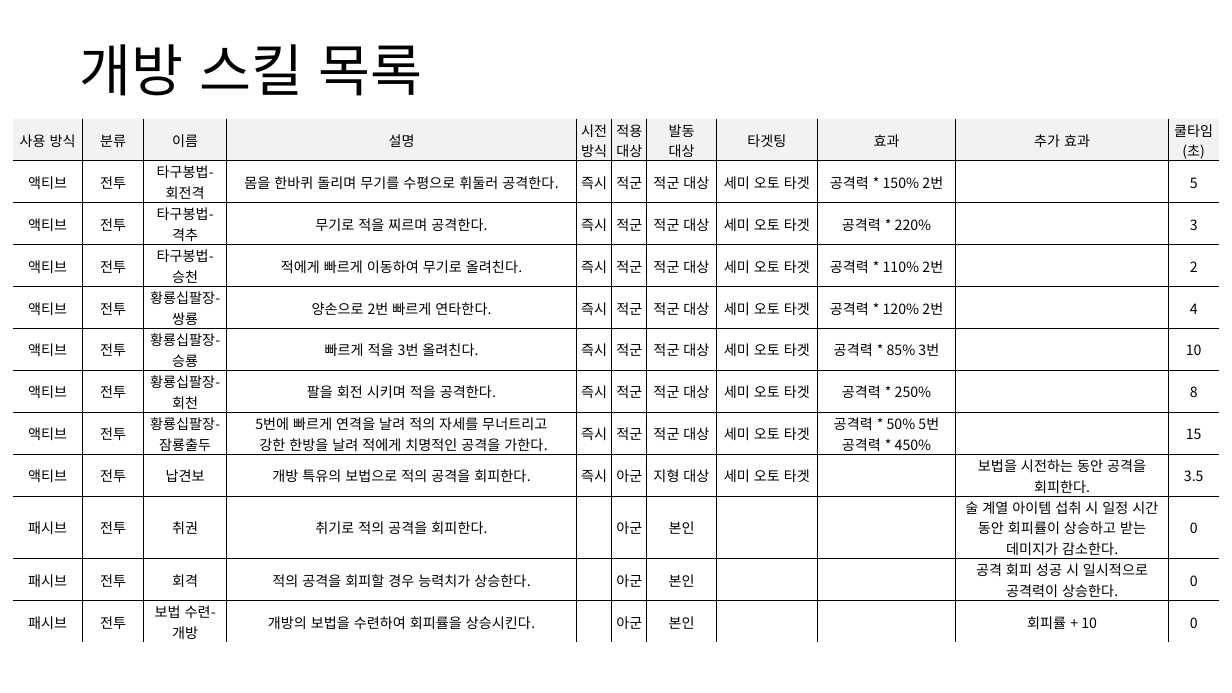
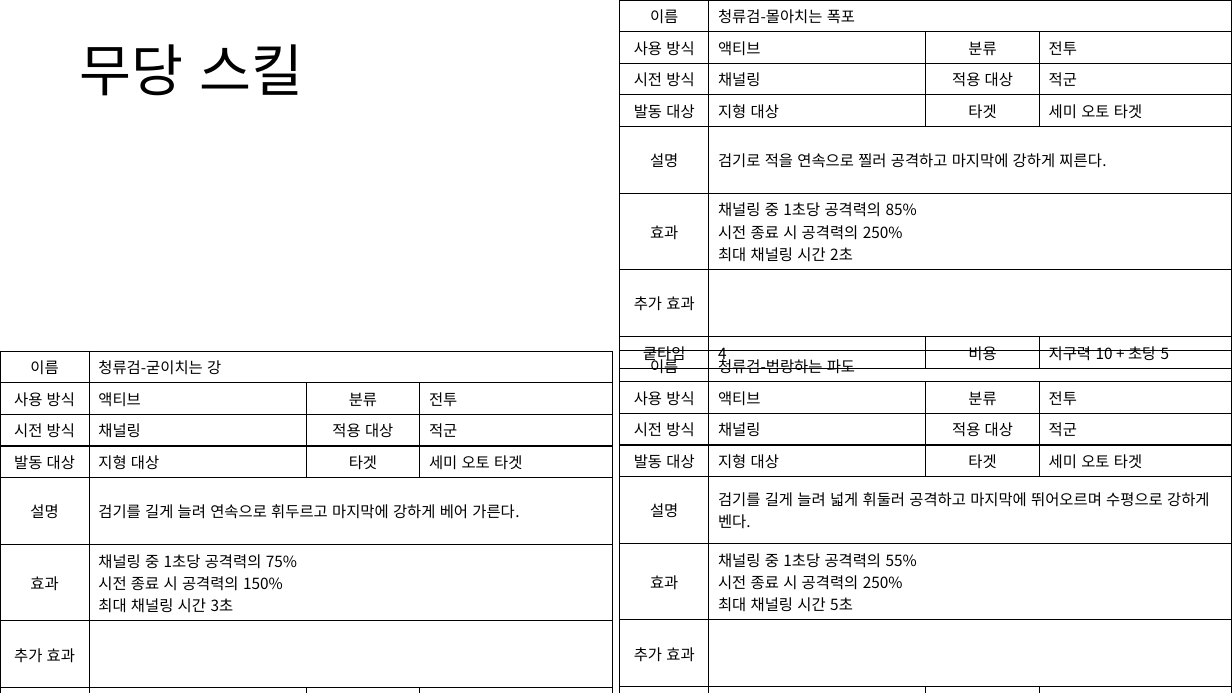
Before and after one commit to yjk0401/unityenginebasic_9th, a slide deck: slide 26 of 기획/방랑엽사전/스킬 기획서.pptx (slide 19 before the commit). Drawn at 1232x693 pixels with LibreOffice and Linux fonts; fonts in the diff are those of the drawing. Boxes give left, top, right and bottom in pixels: in the first picture for what was removed or moved away, otherwise in the second. Text is boxed around its words. In the diff, an @@ line names an element or a change of style, - is before the commit and + after.

```diff
--- a/기획/방랑엽사전/스킬 기획서.pptx
+++ b/기획/방랑엽사전/스킬 기획서.pptx
@@ table added at [620, 0, 1232, 367], 8 rows, 4 columns @@
+이름 | 청류검-몰아치는 폭포 |  | 
+사용 방식 | 액티브 | 분류 | 전투
+시전 방식 | 채널링 | 적용 대상 | 적군
+발동 대상 | 지형 대상 | 타겟 | 세미 오토 타겟
+설명 | 검기로 적을 연속으로 찔러 공격하고 마지막에 강하게 찌른다. |  | 
+효과 | 채널링 중 1초당 공격력의 85% / 시전 종료 시 공격력의 250% / 최대 채널링 시간 2초 |  | 
+추가 효과 |  |  | 
+쿹타임 | 4 | 비용 | 지구력 10 + 초당 5
@@ text at [79, 44, 303, 96]: text changed @@
-개방 스킬 목록
+무당 스킬
@@ table removed at [13, 118, 1219, 643], 12 rows, 11 columns @@
-사용 방식 | 분류 | 이름 | 설명 | 시전 / 방식 | 적용 / 대상 | 발동 / 대상 | 타겟팅 | 효과 | 추가 효과 | 쿨타임 / (초)
-액티브 | 전투 | 타구봉법- / 회전격 | 몸을 한바퀴 돌리며 무기를 수평으로 휘둘러 공격한다. | 즉시 | 적군 | 적군 대상 | 세미 오토 타겟 | 공격력 * 150% 2번 |  | 5
-액티브 | 전투 | 타구봉법- / 격추 | 무기로 적을 찌르며 공격한다. | 즉시 | 적군 | 적군 대상 | 세미 오토 타겟 | 공격력 * 220% |  | 3
-액티브 | 전투 | 타구봉법- / 승천 | 적에게 빠르게 이동하여 무기로 올려친다. | 즉시 | 적군 | 적군 대상 | 세미 오토 타겟 | 공격력 * 110% 2번 |  | 2
-액티브 | 전투 | 황룡십팔장- / 쌍룡 | 양손으로 2번 빠르게 연타한다. | 즉시 | 적군 | 적군 대상 | 세미 오토 타겟 | 공격력 * 120% 2번 |  | 4
-액티브 | 전투 | 황룡십팔장- / 승룡 | 빠르게 적을 3번 올려친다. | 즉시 | 적군 | 적군 대상 | 세미 오토 타겟 | 공격력 * 85% 3번 |  | 10
-액티브 | 전투 | 황룡십팔장- / 회천 | 팔을 회전 시키며 적을 공격한다. | 즉시 | 적군 | 적군 대상 | 세미 오토 타겟 | 공격력 * 250% |  | 8
-액티브 | 전투 | 황룡십팔장- / 잠룡출두 | 5번에 빠르게 연격을 날려 적의 자세를 무너트리고 / 강한 한방을 날려 적에게 치명적인 공격을 가한다. | 즉시 | 적군 | 적군 대상 | 세미 오토 타겟 | 공격력 * 50% 5번 / 공격력 * 450% |  | 15
-액티브 | 전투 | 납견보 | 개방 특유의 보법으로 적의 공격을 회피한다. | 즉시 | 아군 | 지형 대상 | 세미 오토 타겟 |  | 보법을 시전하는 동안 공격을 회피한다. | 3.5
-패시브 | 전투 | 취권 | 취기로 적의 공격을 회피한다. |  | 아군 | 본인 |  |  | 술 계열 아이템 섭취 시 일정 시간 동안 회피률이 상승하고 받는 데미지가 감소한다. | 0
-패시브 | 전투 | 회격 | 적의 공격을 회피할 경우 능력치가 상승한다. |  | 아군 | 본인 |  |  | 공격 회피 성공 시 일시적으로 공격력이 상승한다. | 0
-패시브 | 전투 | 보법 수련- / 개방 | 개방의 보법을 수련하여 회피률을 상승시킨다. |  | 아군 | 본인 |  |  | 회피률 + 10 | 0
@@ table added at [0, 351, 613, 693], 8 rows, 4 columns @@
+이름 | 청류검-굳이치는 강 |  | 
+사용 방식 | 액티브 | 분류 | 전투
+시전 방식 | 채널링 | 적용 대상 | 적군
+발동 대상 | 지형 대상 | 타겟 | 세미 오토 타겟
+설명 | 검기를 길게 늘려 연속으로 휘두르고 마지막에 강하게 베어 가른다. |  | 
+효과 | 채널링 중 1초당 공격력의 75% / 시전 종료 시 공격력의 150% / 최대 채널링 시간 3초 |  | 
+추가 효과 |  |  | 
+쿹타임 | 3 | 비용 | 지구력 10 + 초당 5
@@ table added at [620, 350, 1232, 693], 8 rows, 4 columns @@
+이름 | 청류검-범랑하는 파도 |  | 
+사용 방식 | 액티브 | 분류 | 전투
+시전 방식 | 채널링 | 적용 대상 | 적군
+발동 대상 | 지형 대상 | 타겟 | 세미 오토 타겟
+설명 | 검기를 길게 늘려 넓게 휘둘러 공격하고 마지막에 뛰어오르며 수평으로 강하게 벤다. |  | 
+효과 | 채널링 중 1초당 공격력의 55% / 시전 종료 시 공격력의 250% / 최대 채널링 시간 5초 |  | 
+추가 효과 |  |  | 
+쿹타임 | 4 | 비용 | 지구력 15 + 초당 5
```
Also in this commit, not shown: 9 other slides changed, 23 slides added, 2 slides removed, 1 other file.
